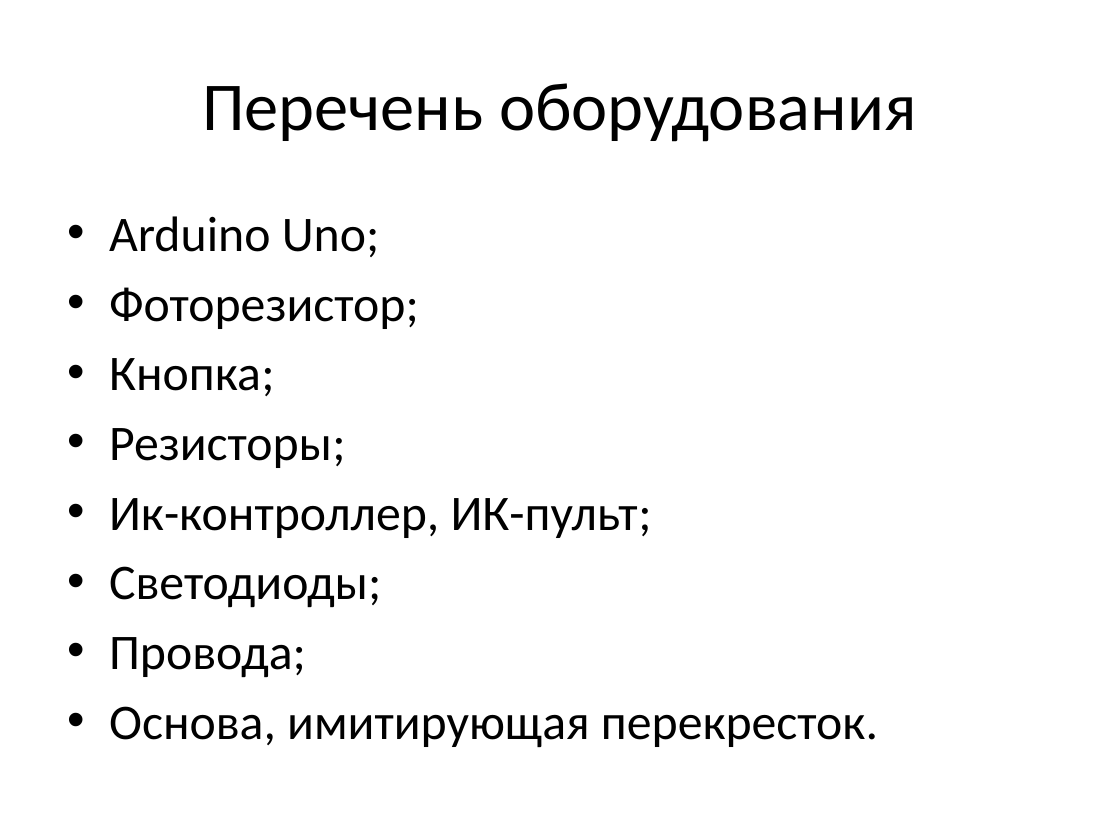
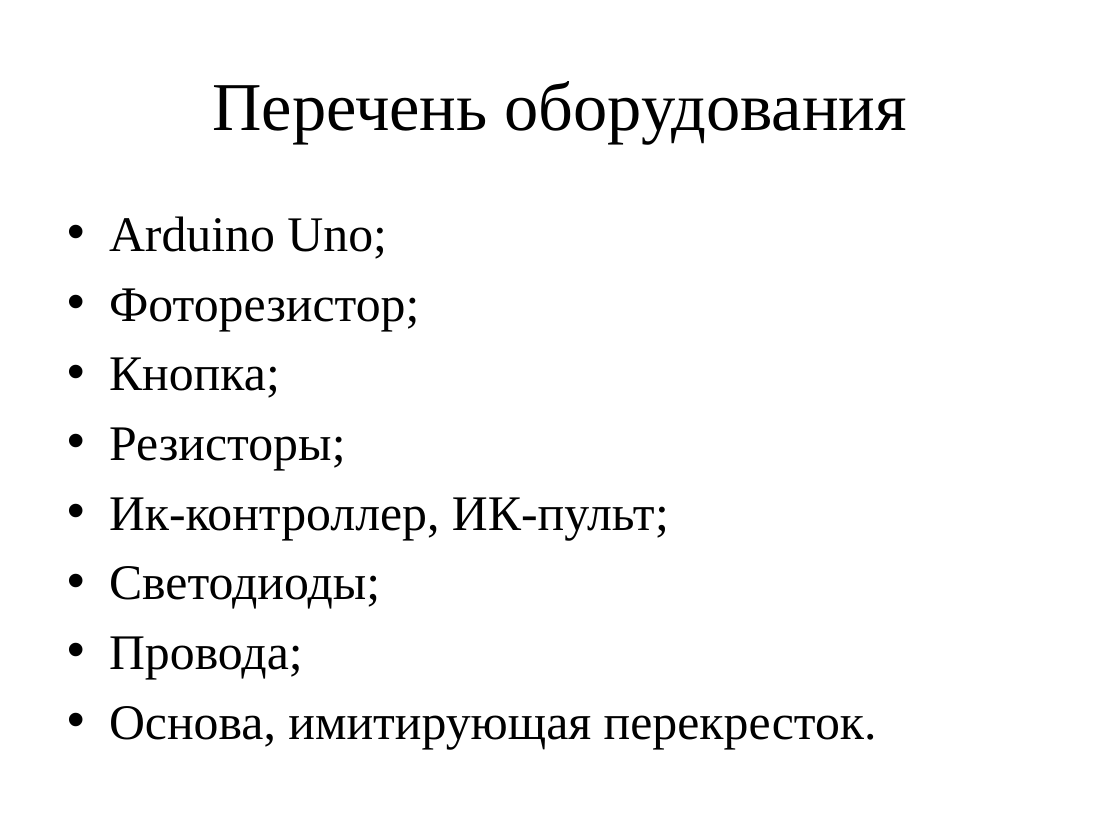
Before and after one commit to TimmmofeyD/TrafficLight, a slide deck: slide 11 of Presitation/TLPresintation.pptx (slide 7 before the commit). Drawn at 1120x840 pixels with LibreOffice and Linux fonts; fonts in the diff are those of the drawing. Boxes give left, top, right and bottom in pixels: in the first picture for what was removed or moved away, otherwise in the second. Text is boxed around its words. In the diff, an @@ line names an element or a change of style, - is before the commit and + after.

```diff
--- a/Presitation/TLPresintation.pptx
+++ b/Presitation/TLPresintation.pptx
@@ text "Перечень оборудования" at [212,81,907,144]: font Calibri to Times New Roman @@
@@ text "Arduino Uno;" at [109,216,877,749]: font Calibri to Times New Roman @@
```
Also in this commit, not shown: 10 other slides changed, 4 slides added.
